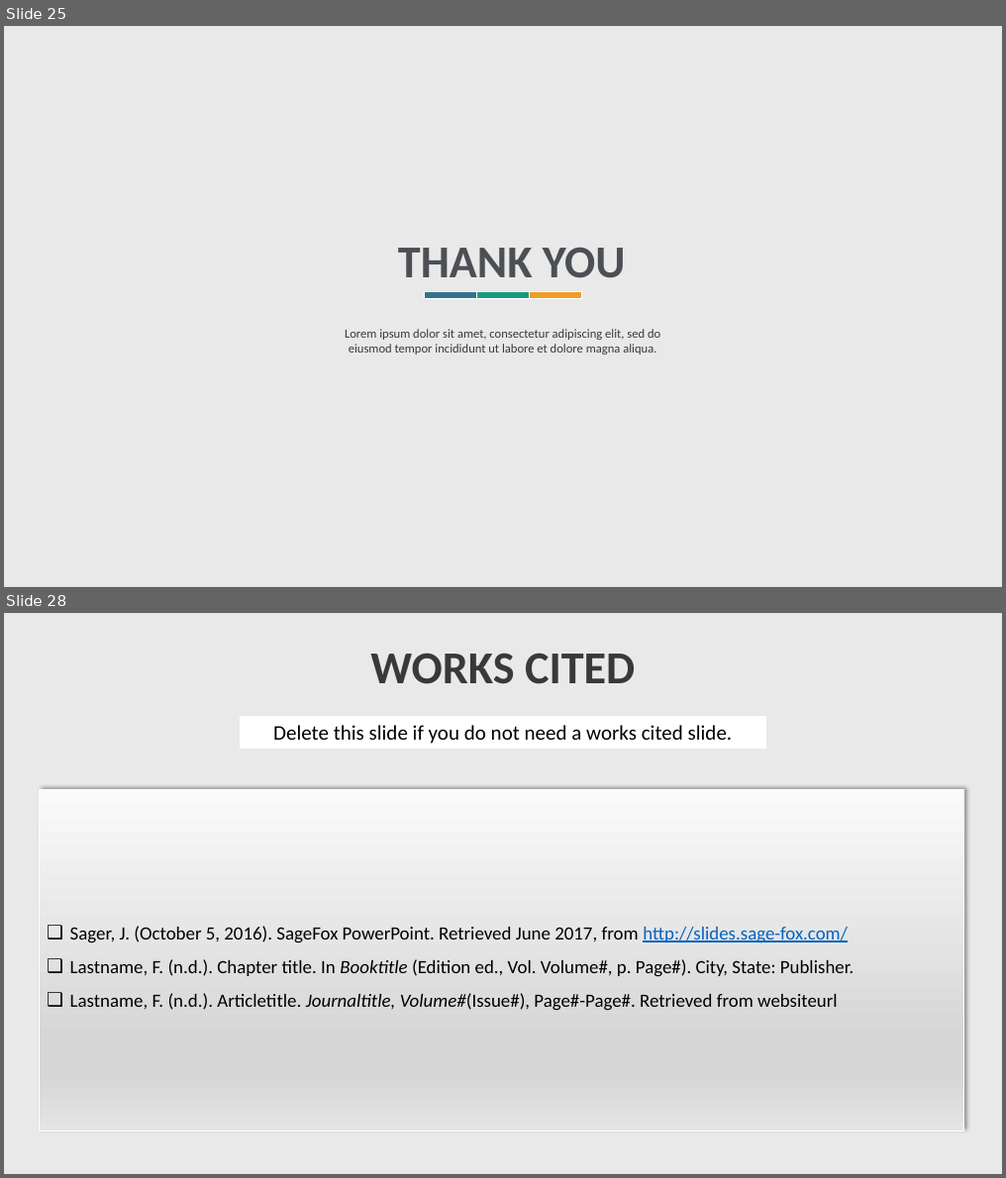
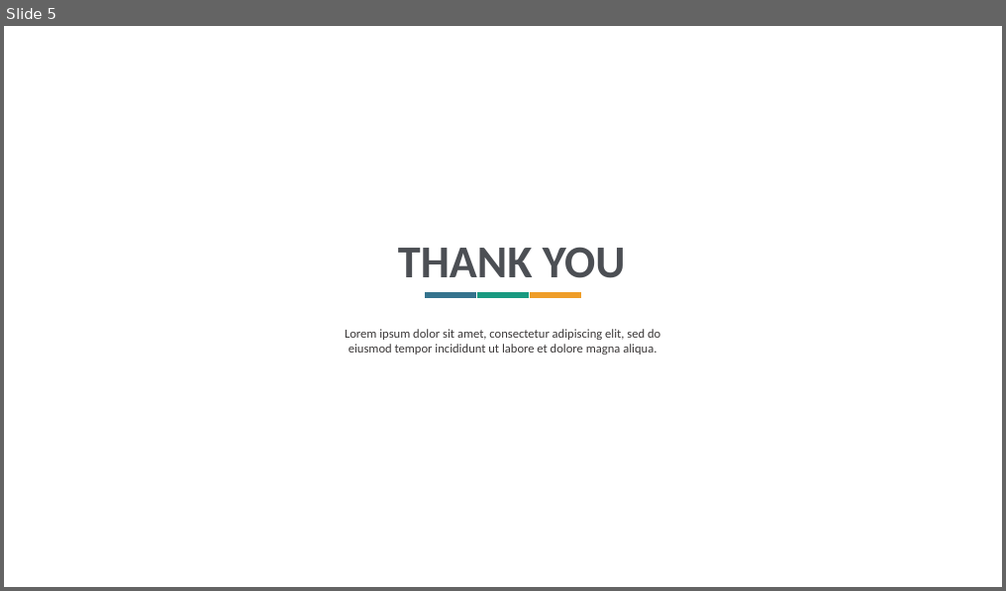
Before and after one commit to jf994/DataProtectionProject, a slide deck: docs/Presentazione.pptx. Shown one above the other, each under a label of ours: slides 25 and 28 before the commit, slide 5 after it; the slides between them are not shown. The pictures are 1006x1178 and 1006x591 pixels, drawn with LibreOffice and Linux fonts; fonts in the diff are those of the drawing; background and template pictures are left out. Boxes give left, top, right and bottom in pixels: in the first picture for what was removed or moved away, otherwise in the second. Text is boxed around its words. In the diff, an @@ line names an element or a change of style, - is before the commit and + after.

```diff
--- a/docs/Presentazione.pptx
+++ b/docs/Presentazione.pptx
@@ slide 28 removed at (4, 613, 1002, 1174), background picture (left out); not listed: 1 template element that a slide beside it also shows @@
@@ text removed at (370, 653, 635, 684) @@
-WORKS CITED
@@ rectangle removed at (240, 716, 767, 750) @@
-Delete this slide if you do not need a works cited slide.
@@ rectangle removed at (40, 789, 964, 1131) @@
-❑ Sager, J. (October 5, 2016). SageFox PowerPoint. Retrieved June 2017, from http://slides.sage-fox.com/
-❑ Lastname, F. (n.d.). Chapter title. In Booktitle (Edition ed., Vol. Volume#, p. Page#). City, State: Publisher.
-❑ Lastname, F. (n.d.). Articletitle. Journaltitle, Volume#(Issue#), Page#-Page#. Retrieved from websiteurl
@@ what was slide 25 is now slide 5 @@
@@ slide 5 changed as well @@
@@ rectangle removed at (4, 26, 1002, 587) @@
```
Also in this commit, not shown: 3 other slides changed, 1 slide added, 28 other slides removed.
